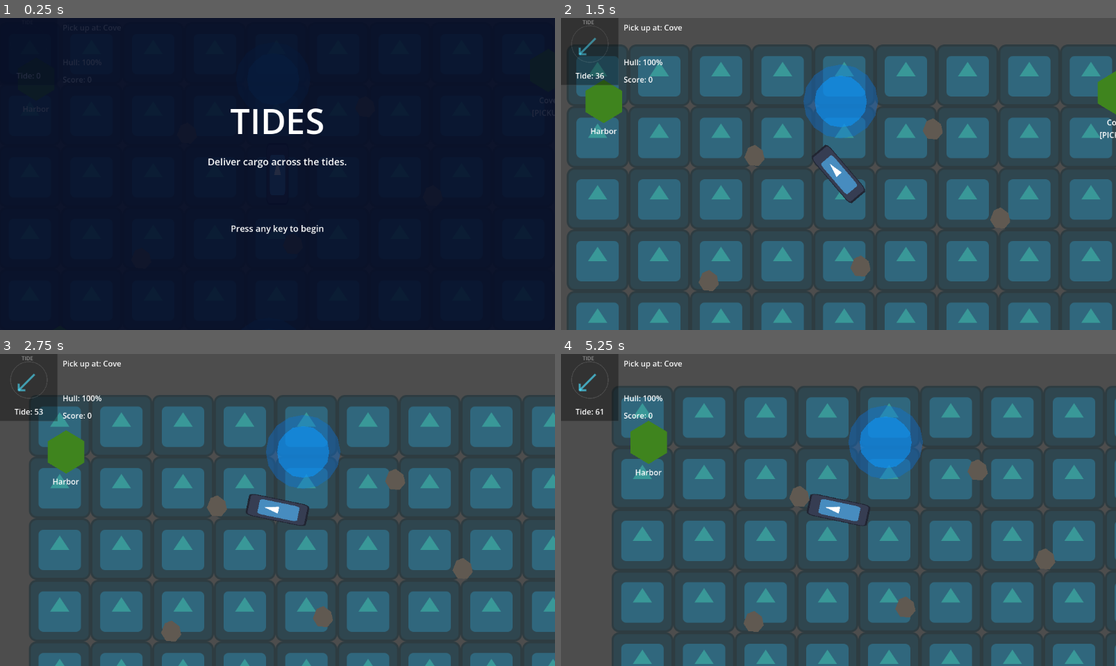
Above: before the commit, frames 1-4 (two rows, left to right).
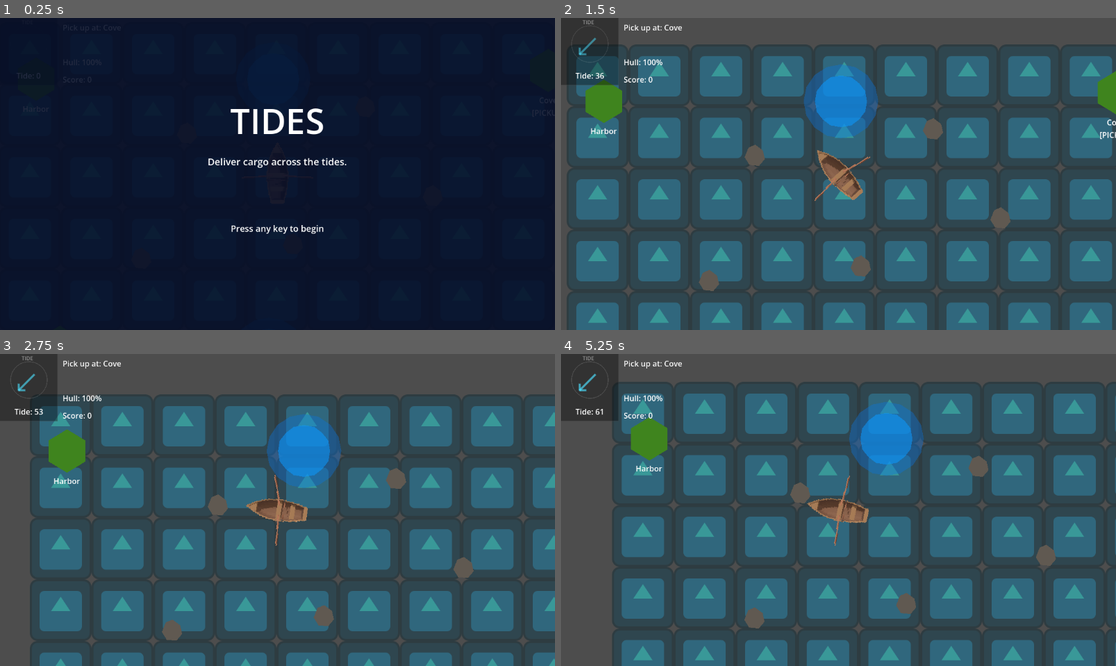
Above: after the commit, the same moments.

Repository: Sealeft/TidesJam
Game: Godot game, scene res://Scenes/world.tscn
Two runs of this game, one before a commit and one after it. Both use one fixed random seed, a clock stepped at 60 frames per second and the inputs below. The engine's default icon, where the game draws it, is replaced by a stand-in: a white triangle on a blue panel in a dark square.
Inputs (mouse positions are in pixels of both pictures, inside the frame that each line leads up to):
- Up to frame 1 (0.25 s): no input
- Up to frame 2 (1.5 s): tap Enter at 0.5 s; move the mouse to (960, 158) at 0.52 s; hold D (move_right) 0.53-1.25 s; click (960, 158) at 0.67 s; drag from (727, 189) to (599, 96) at 1.27 s
- Up to frame 3 (2.75 s): move the mouse to (333, 441) at 2.02 s; hold D (move_right) from 2.03 s (still down)
- Up to frame 4 (5.25 s): release D (move_right) at 2.75 s; drag from (810, 572) to (866, 450) at 2.77 s; move the mouse to (1005, 556) at 3.52 s; hold A (move_left) 3.53-4.25 s; drag from (672, 463) to (888, 447) at 4.27 s; move the mouse to (866, 510) at 5.02 s; hold S (move_back) from 5.03 s (still down); click (866, 510) at 5.17 s

The runs differ from the first frame. In frame 2, 0.9% of the frame differs, in the area x 4-100%, y 15-88%; in frame 3, 4.6%; in frame 4, 13%, in the area x 9-100%, y 8-100%.

Commit message:
Oar movement

Diff:
--- a/tides-jam/Scenes/boat.gd
+++ b/tides-jam/Scenes/boat.gd
@@ -24,15 +24,29 @@
 @export var chop_strength  := 12.0
 @export var chop_interval  := 0.35   # average seconds between nudges
 
-# Cargo — extra mass slows the boat and reduces top speed; crashes damage cargo
-@export var cargo_mass             := 1.5
+# Cargo — heavier boat is harder to control, not just slower
+@export var cargo_mass             := 1.2
 @export var cargo_speed_penalty    := 0.05  # fraction of max_speed lost when loaded
 @export var damage_speed_threshold := 60.0  # px/s — below this, crashes don't damage
 @export var damage_sensitivity     := 0.4   # cargo damage fraction from a full-speed crash
 @export var hull_damage_sensitivity := 0.25  # hull damage fraction from a full-speed crash
-
-@onready var left_oar:  Marker2D = $LeftOar
-@onready var right_oar: Marker2D = $RightOar
+# Loaded handling penalties
+@export var cargo_angular_drag_mult := 0.38  # angular drag fraction when loaded (boat keeps spinning)
+@export var cargo_wave_rock_mult    := 3.2   # wave rocking multiplier when loaded
+@export var cargo_turn_mult         := 0.48  # turn force fraction when loaded
+@export var cargo_chop_mult         := 2.2   # micro-drift multiplier when loaded
+@export var cargo_spoil_rate        := 0.012 # cargo health lost per second while aboard
+@export var cargo_spoil_delay       := 15.0  # seconds after pickup before spoiling begins
+# Oar animation
+@export var oar_stroke_speed := 50   # phase advance rate while rowing (rad/s)
+@export var oar_max_angle    := 28.0  # maximum oar sweep in degrees
+
+@onready var left_oar:        Marker2D = $LeftOar
+@onready var right_oar:       Marker2D = $RightOar
+@onready var left_oar_sprite:  Sprite2D = $LeftOarSprite
+var left_oar_direction := 1
+@onready var right_oar_sprite: Sprite2D = $RightOarSprite
+var right_oar_direction := 1
 
 var has_cargo    := false
 var cargo_health := 1.0   # 0.0 – 1.0
@@ -41,6 +55,7 @@
 var _wave_time        := 0.0
 var _chop_timer       := 0.0
 var _speed_last_frame := 0.0
+var _spoil_timer      := 0.0  # counts down before spoilage starts
 
 
 func _ready() -> void:
@@ -60,12 +75,51 @@
 	_wave_time  += delta
 	_chop_timer -= delta
 
+	_animate_oars(delta, left, right, reverse)
 	apply_rowing(left, right, reverse)
 	apply_wave_rock()
 	apply_chop()
 	apply_water_drag(delta)
 	clamp_velocity()
 
+	# Cargo spoils over time — linger too long and it degrades
+	if has_cargo:
+		if _spoil_timer > 0.0:
+			_spoil_timer -= delta
+		else:
+			cargo_health -= cargo_spoil_rate * delta
+			if cargo_health <= 0.0:
+				cargo_health = 0.0
+				cargo_lost.emit()
+
+
+func _animate_oars(delta: float, left: bool, right: bool, reverse: bool) -> void:
+	if left:
+		# Rotate continuously
+		left_oar_sprite.rotation_degrees += oar_stroke_speed * delta * left_oar_direction
+		# Hit max angle → reverse
+		if left_oar_sprite.rotation_degrees >= oar_max_angle:
+			left_oar_sprite.rotation_degrees = oar_max_angle
+			left_oar_direction = -1
+		# Hit negative max angle → reverse
+		elif left_oar_sprite.rotation_degrees <= -oar_max_angle:
+			left_oar_sprite.rotation_degrees = -oar_max_angle
+			left_oar_direction = 1
+	else:
+		left_oar_sprite.rotation_degrees = move_toward(left_oar_sprite.rotation_degrees, 0.0, oar_stroke_speed * delta)
+	if right:
+		# Rotate continuously
+		right_oar_sprite.rotation_degrees += oar_stroke_speed * delta * right_oar_direction
+		# Hit max angle → reverse
+		if right_oar_sprite.rotation_degrees >= oar_max_angle:
+			right_oar_sprite.rotation_degrees = oar_max_angle
+			right_oar_direction = -1
+		# Hit negative max angle → reverse
+		elif right_oar_sprite.rotation_degrees <= -oar_max_angle:
+			right_oar_sprite.rotation_degrees = -oar_max_angle
+			right_oar_direction = 1
+	else:
+		right_oar_sprite.rotation_degrees = move_toward(right_oar_sprite.rotation_degrees, 0.0, oar_stroke_speed * delta)
 
 func apply_rowing(left: bool, right: bool, reverse: bool) -> void:
 	var forward_dir := Vector2.UP.rotated(rotation)
@@ -80,6 +134,8 @@
 	if left and right:
 		apply_central_force(forward_dir * paddle_force * dir_mult)
 		return
+
+	var turn_eff := turn_force * turn_stability * (cargo_turn_mult if has_cargo else 1.0)
 
 	# LEFT ONLY → forward/back + turn
 	if left and not right:
@@ -88,7 +144,7 @@
 			left_oar.global_position - global_position
 		)
 		var torque_dir := -1.0 if reverse else 1.0
-		apply_torque(turn_force * turn_stability * torque_dir)
+		apply_torque(turn_eff * torque_dir)
 		return
 
 	# RIGHT ONLY → forward/back + turn
@@ -98,17 +154,19 @@
 			right_oar.global_position - global_position
 		)
 		var torque_dir := 1.0 if reverse else -1.0
-		apply_torque(turn_force * turn_stability * torque_dir)
+		apply_torque(turn_eff * torque_dir)
 
 
 func apply_wave_rock() -> void:
-	apply_torque(sin(_wave_time * TAU / wave_rock_period) * wave_rock_strength)
+	var rock := wave_rock_strength * (cargo_wave_rock_mult if has_cargo else 1.0)
+	apply_torque(sin(_wave_time * TAU / wave_rock_period) * rock)
 
 
 func apply_chop() -> void:
 	if _chop_timer > 0.0:
 		return
-	apply_central_force(Vector2.from_angle(randf() * TAU) * chop_strength)
+	var chop := chop_strength * (cargo_chop_mult if has_cargo else 1.0)
+	apply_central_force(Vector2.from_angle(randf() * TAU) * chop)
 	_chop_timer = randf_range(chop_interval * 0.5, chop_interval * 1.5)
 
 
@@ -123,13 +181,16 @@
 	side_vel *= 1.0 - water_lateral_drag * delta
 
 	linear_velocity = fwd * fwd_vel + side * side_vel
-	angular_velocity *= 1.0 - water_angular_drag * delta
+	var ang_drag := water_angular_drag * (cargo_angular_drag_mult if has_cargo else 1.0)
+	angular_velocity *= 1.0 - ang_drag * delta
 
 
 func clamp_velocity() -> void:
 	var limit := max_speed * (1.0 - cargo_speed_penalty) if has_cargo else max_speed
-	if linear_velocity.length() > limit:
-		linear_velocity = linear_velocity.normalized() * limit
+	var spd := linear_velocity.length()
+	if spd > limit:
+		# Soft cap: bleed toward the limit rather than snapping hard
+		linear_velocity = linear_velocity.normalized() * lerpf(spd, limit, 0.18)
 
 
 # --- Cargo ---
@@ -137,6 +198,7 @@
 func load_cargo() -> void:
 	has_cargo    = true
 	cargo_health = 1.0
+	_spoil_timer = cargo_spoil_delay
 	mass = boat_mass + cargo_mass
 
 
--- a/tides-jam/Scenes/boat.tscn
+++ b/tides-jam/Scenes/boat.tscn
@@ -1,7 +1,8 @@
 [gd_scene format=3 uid="uid://blxhgqgobhcow"]
 
-[ext_resource type="Texture2D" uid="uid://d32ddf0n8p3rf" path="res://Art/icon.svg" id="1_d82p8"]
 [ext_resource type="Script" uid="uid://befaw1o6b1n5h" path="res://Scenes/boat.gd" id="1_g7r5y"]
+[ext_resource type="Texture2D" uid="uid://i10lyc4160uf" path="res://Art/BoatSprite.png" id="2_g7r5y"]
+[ext_resource type="Texture2D" uid="uid://crpdtlql4xc7i" path="res://Art/OarSprite.png" id="3_badgh"]
 
 [sub_resource type="RectangleShape2D" id="RectangleShape2D_d82p8"]
 size = Vector2(40, 118)
@@ -14,16 +15,30 @@
 
 [node name="Sprite2D" type="Sprite2D" parent="." unique_id=2057406936]
 texture_filter = 1
-scale = Vector2(0.359375, 1)
-texture = ExtResource("1_d82p8")
+position = Vector2(-1, -2)
+scale = Vector2(2, 2)
+texture = ExtResource("2_g7r5y")
 
 [node name="CollisionShape2D" type="CollisionShape2D" parent="." unique_id=355266272]
 shape = SubResource("RectangleShape2D_d82p8")
 
 [node name="LeftOar" type="Marker2D" parent="." unique_id=974410958]
-position = Vector2(-23, 0)
+position = Vector2(-22, 0)
 
 [node name="RightOar" type="Marker2D" parent="." unique_id=507978813]
-position = Vector2(23, 0)
+position = Vector2(24, 0)
 
 [node name="Camera2D" type="Camera2D" parent="." unique_id=280702678]
+
+[node name="RightOarSprite" type="Sprite2D" parent="." unique_id=688180215]
+position = Vector2(10, 3)
+scale = Vector2(2, 2)
+texture = ExtResource("3_badgh")
+offset = Vector2(16, 0)
+
+[node name="LeftOarSprite" type="Sprite2D" parent="." unique_id=1038768846]
+position = Vector2(-10, 3)
+scale = Vector2(2, 2)
+texture = ExtResource("3_badgh")
+offset = Vector2(-16, 0)
+flip_h = true
--- a/tides-jam/Scenes/world.gd
+++ b/tides-jam/Scenes/world.gd
@@ -130,6 +130,8 @@
 		_delivery_count += 1
 		var tier_up := _apply_difficulty()
 		boat.unload_cargo()
+		# Reward careful delivery with a small hull repair
+		boat.boat_health = minf(1.0, boat.boat_health + 0.12)
 		for isl: Node2D in _islands:
 			isl.set_status("")
 		if tier_up:
Binary file added: tides-jam/Art/BoatSprite.png
Not shown, added: tides-jam/Art/BoatSprite.png.import
Binary file added: tides-jam/Art/OarSprite.png
Not shown, added: tides-jam/Art/OarSprite.png.import
